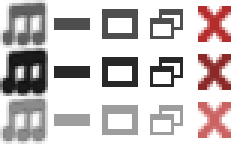
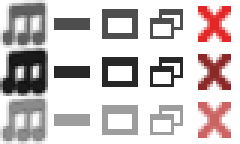
Two versions of the same layered image (240x144). Layer-by-layer changes:
pixels changed over bbox(198, 6, 231, 42) (layer not identified)
